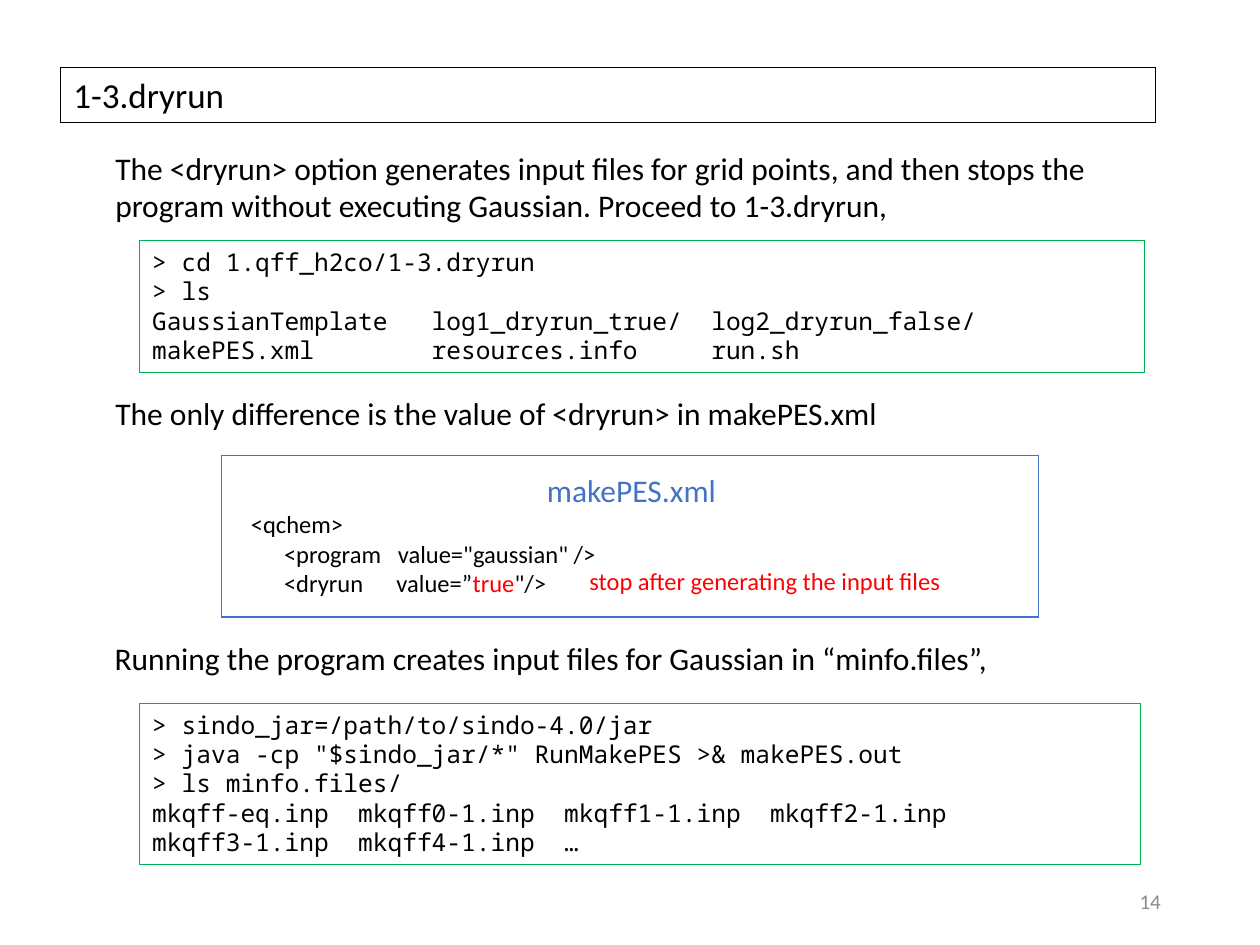
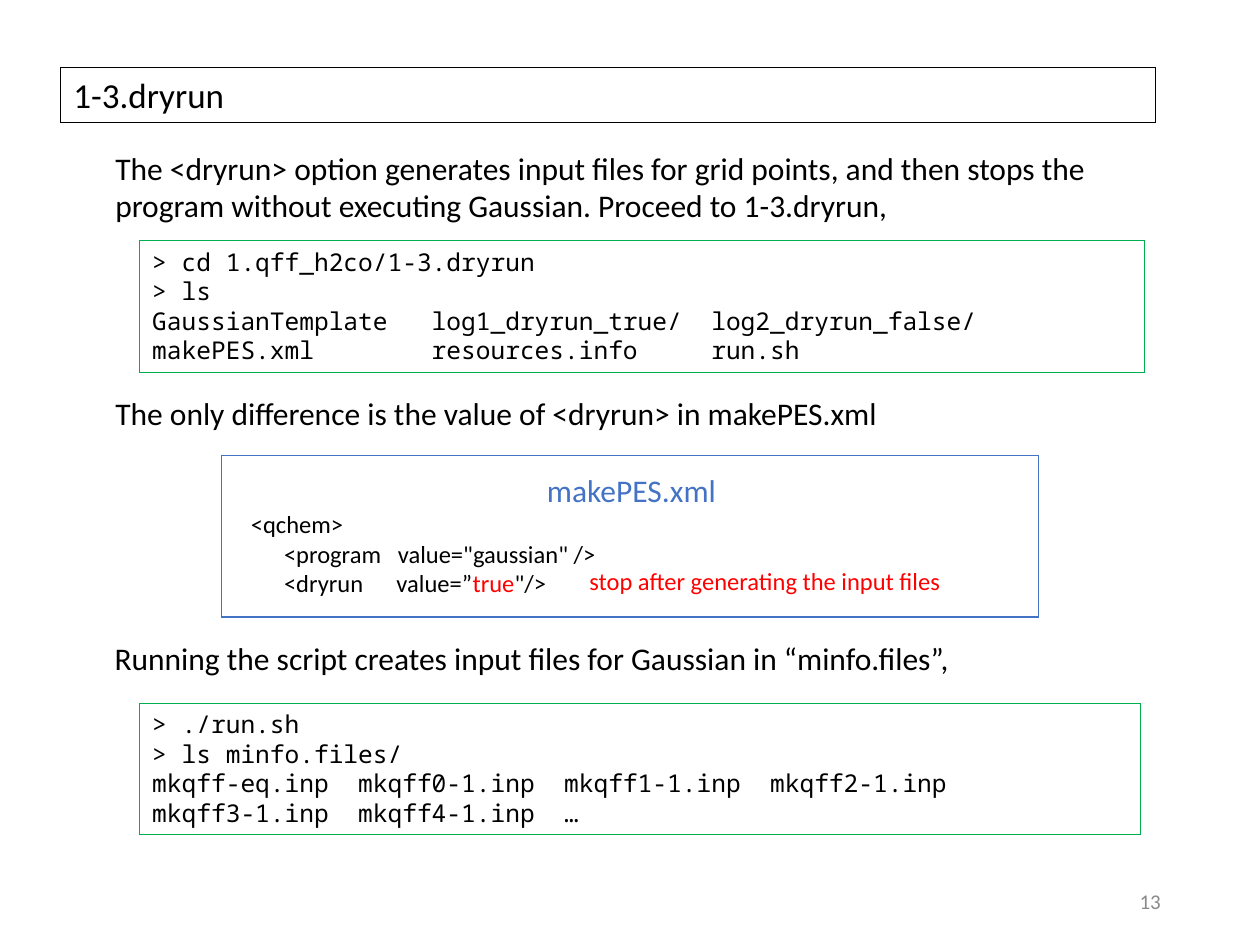
Before and after one commit to yagikiyoshi/sindo, a slide deck: slide 14 of doc/MakePES/usage_MakePES.pptx (slide 15 before the commit). Drawn at 1260x945 pixels with LibreOffice and Linux fonts; fonts in the diff are those of the drawing. Boxes give left, top, right and bottom in pixels: in the first picture for what was removed or moved away, otherwise in the second. Text is boxed around its words. In the diff, an @@ line names an element or a change of style, - is before the commit and + after.

```diff
--- a/doc/MakePES/usage_MakePES.pptx
+++ b/doc/MakePES/usage_MakePES.pptx
@@ text at (x1=115, y1=647, x2=949, y2=676): text changed @@
-Running the program creates input files for Gaussian in “minfo.files”,
+Running the script creates input files for Gaussian in “minfo.files”,
@@ rectangle "> ./run.sh" resized from (x1=140, y1=703, x2=1142, y2=864) to (x1=140, y1=703, x2=1142, y2=834) @@
@@ text in rectangle at (x1=182, y1=714, x2=300, y2=734): text changed @@
-> sindo_jar=/path/to/sindo-4.0/jar
-> java -cp "$sindo_jar/*" RunMakePES >& makePES.out
+> ./run.sh
@@ page number at (x1=1140, y1=895, x2=1161, y2=909): text changed @@
-14
+13
```
Also in this commit, not shown: 22 other slides changed, 1 slide added, 2 slides removed, 23 other files.
